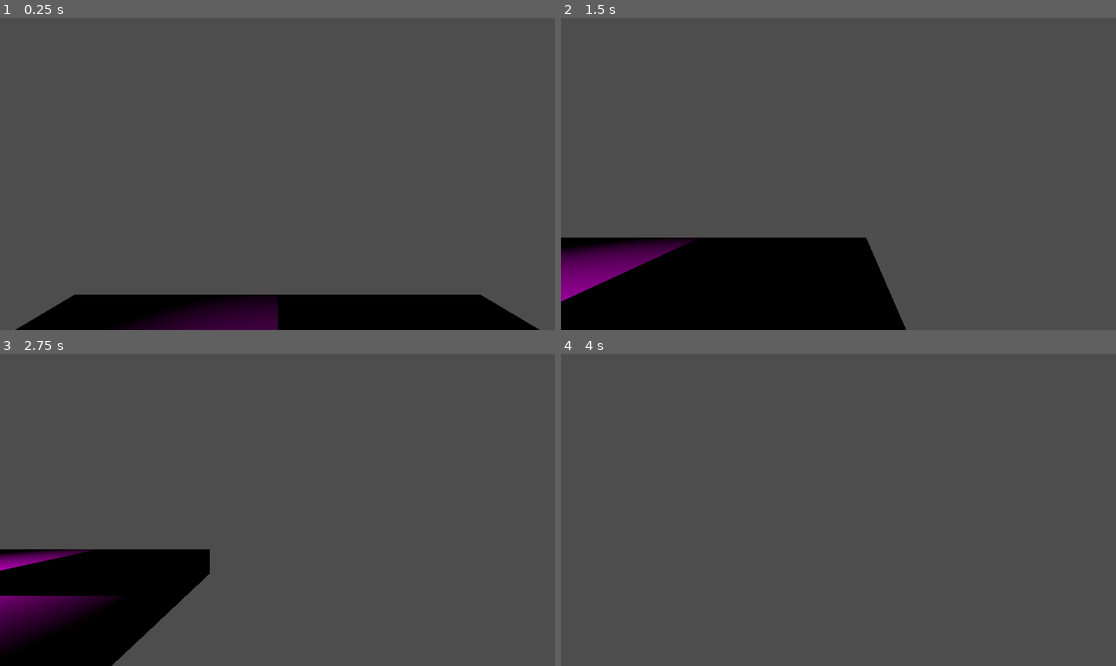
Above: before the commit, frames 1-4 (two rows, left to right).
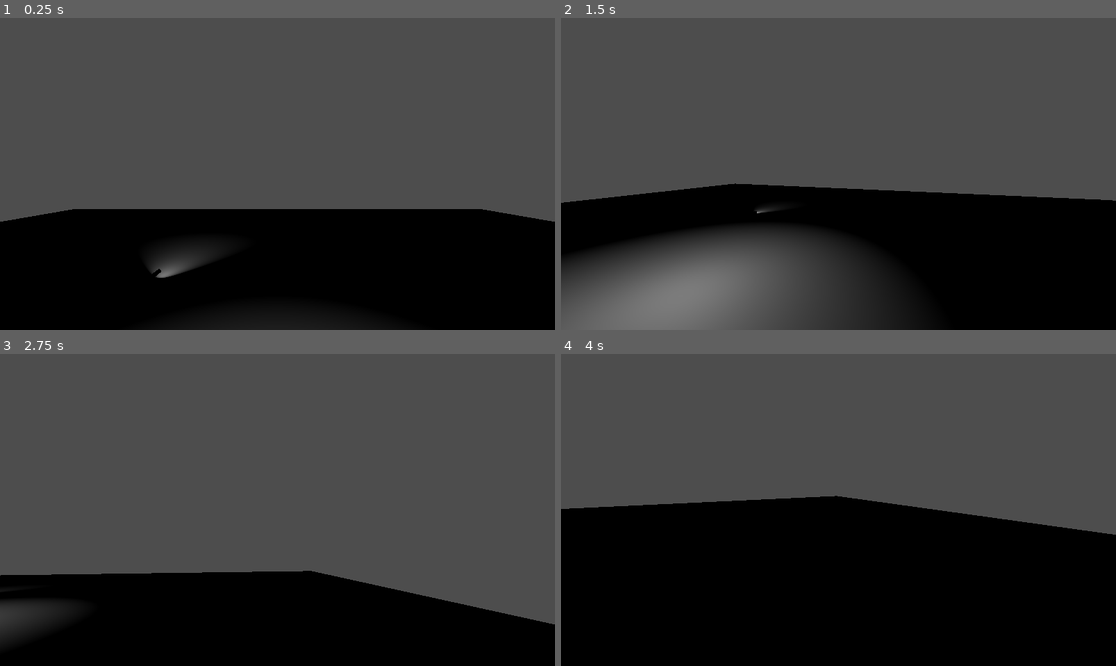
Above: after the commit, the same moments.

Repository: Julio-Gatti/Testing
Game: Godot game, scene res://base/maps/test_box.tscn
Same seed, same stepped clock (60 frames per second), same inputs: the game is played once before the commit and once after it. Before the commit the project has no main scene; this scene is started directly in both runs.
Inputs (mouse positions are in pixels of both pictures, inside the frame that each line leads up to):
- Up to frame 1 (0.25 s): no input
- Up to frame 2 (1.5 s): tap Enter (ui_accept) at 0.5, 0.6 s; move the mouse to (960, 158) at 0.52 s; hold D (moveright) 0.53-1.28 s; hold E (use) 0.53-1.28 s; tap Space (jump, bound only after the commit) at 0.77, 1.07 s; move the mouse to (727, 189) at 1.27 s; hold S (back) from 1.28 s (still down); tap E (use) at 1.35 s
- Up to frame 3 (2.75 s): tap Space (jump, bound only after the commit) at 1.52, 1.55, 1.82, 2.1 s; move the mouse to (333, 441) at 2.02 s; release S (back) at 2.03 s; hold D (moveright) from 2.03 s (still down); tap Enter (ui_accept) at 2.3 s
- Up to frame 4 (4 s): move the mouse to (810, 572) at 2.77 s; release D (moveright) at 2.78 s; hold W (forward) 2.78-3.53 s; tap Enter (ui_accept) at 2.85 s; tap Space (jump, bound only after the commit) at 3.02, 3.32, 3.77, 3.8 s; tap E (use) at 3.05 s; move the mouse to (1005, 556) at 3.52 s; hold A (moveleft) from 3.53 s (still down); hold E (use) from 3.53 s (still down)

The runs differ from the first frame. In frame 1, 30% of the frame differs, in the area x 0-100%, y 61-100%; in frame 2, 43%; in frame 3, 22%; in frame 4, 50%, in the area x 0-100%, y 45-100%.

Commit message:
Stuff

Diff:
--- a/base/def/Player.gd
+++ /dev/null
@@ -1,31 +0,0 @@
-extends CharacterBody3D
-
-
-const SPEED = 5.0
-const JUMP_VELOCITY = 4.5
-
-# Get the gravity from the project settings to be synced with RigidBody nodes.
-var gravity = ProjectSettings.get_setting("physics/3d/default_gravity")
-
-
-func _physics_process(delta):
-	# Add the gravity.
-	if not is_on_floor():
-		velocity.y -= gravity * delta
-
-	# Handle jump.
-	if Input.is_action_just_pressed("ui_accept") and is_on_floor():
-		velocity.y = JUMP_VELOCITY
-
-	# Get the input direction and handle the movement/deceleration.
-	# As good practice, you should replace UI actions with custom gameplay actions.
-	var input_dir = Input.get_vector("moveleft", "moveright", "forward", "back")
-	var direction = (transform.basis * Vector3(input_dir.x, 0, input_dir.y)).normalized()
-	if direction:
-		velocity.x = direction.x * SPEED
-		velocity.z = direction.z * SPEED
-	else:
-		velocity.x = move_toward(velocity.x, 0, SPEED)
-		velocity.z = move_toward(velocity.z, 0, SPEED)
-
-	move_and_slide()
--- a/base/def/player.tscn
+++ b/base/def/player.tscn
@@ -1,6 +1,6 @@
 [gd_scene load_steps=3 format=3 uid="uid://bvja087at6l6e"]
 
-[ext_resource type="Script" path="res://base/def/Player.gd" id="1_a1bu6"]
+[ext_resource type="Script" path="res://base/script/Player.gd" id="1_a1bu6"]
 
 [sub_resource type="CylinderShape3D" id="CylinderShape3D_mi1ru"]
 
@@ -13,3 +13,6 @@
 
 [node name="Camera3D" type="Camera3D" parent="."]
 transform = Transform3D(1, 0, 0, 0, 1, 0, 0, 0, 1, 0, 1.5, 0)
+
+[node name="RayCast3D" type="RayCast3D" parent="Camera3D"]
+target_position = Vector3(0, 0, -2)
--- /dev/null
+++ b/base/def/weapon_flashlight.tscn
@@ -0,0 +1,23 @@
+[gd_scene load_steps=3 format=3 uid="uid://dw2uton3abl1f"]
+
+[sub_resource type="CylinderShape3D" id="CylinderShape3D_apx5l"]
+height = 0.3
+radius = 0.05
+
+[sub_resource type="CylinderMesh" id="CylinderMesh_3c0by"]
+top_radius = 0.05
+bottom_radius = 0.05
+height = 0.3
+
+[node name="WeaponFlashlight" type="RigidBody3D"]
+
+[node name="CollisionShape3D" type="CollisionShape3D" parent="."]
+transform = Transform3D(1, 0, 0, 0, -4.37114e-08, -1, 0, 1, -4.37114e-08, 0, 0, 0)
+shape = SubResource("CylinderShape3D_apx5l")
+
+[node name="MeshInstance3D" type="MeshInstance3D" parent="CollisionShape3D"]
+mesh = SubResource("CylinderMesh_3c0by")
+skeleton = NodePath("../..")
+
+[node name="SpotLight3D" type="SpotLight3D" parent="."]
+shadow_enabled = true
--- a/base/maps/test_box.tscn
+++ b/base/maps/test_box.tscn
@@ -1,12 +1,7 @@
-[gd_scene load_steps=4 format=3 uid="uid://bm2sqrofhbxll"]
+[gd_scene load_steps=3 format=3 uid="uid://bm2sqrofhbxll"]
 
-[ext_resource type="Texture2D" uid="uid://4088itr8hb" path="res://base/textures/missing.png" id="1_0bf1m"]
 [ext_resource type="PackedScene" uid="uid://bvja087at6l6e" path="res://base/def/player.tscn" id="2_1wi2x"]
-
-[sub_resource type="StandardMaterial3D" id="StandardMaterial3D_3jmm5"]
-specular_mode = 2
-albedo_texture = ExtResource("1_0bf1m")
-texture_filter = 2
+[ext_resource type="PackedScene" uid="uid://dw2uton3abl1f" path="res://base/def/weapon_flashlight.tscn" id="3_toj68"]
 
 [node name="TestBox" type="Node3D"]
 
@@ -14,8 +9,10 @@
 
 [node name="CSGBox3D" type="CSGBox3D" parent="."]
 transform = Transform3D(1, 0, 0, 0, 1, 0, 0, 0, 1, 0, -2, 0)
-material_override = SubResource("StandardMaterial3D_3jmm5")
 use_collision = true
-size = Vector3(9, 1, 9)
+size = Vector3(31, 1, 31)
 
 [node name="OmniLight3D" type="OmniLight3D" parent="."]
+
+[node name="WeaponFlashlight" parent="." instance=ExtResource("3_toj68")]
+transform = Transform3D(1, 0, 0, 0, 1, 0, 0, 0, 1, -3, -1, -5)
--- /dev/null
+++ b/base/script/Player.gd
@@ -0,0 +1,59 @@
+extends CharacterBody3D
+
+
+@export var speed = 5.0
+@export var jump_velocity = 4.5
+
+# Get the gravity from the project settings to be synced with RigidBody nodes.
+var gravity = ProjectSettings.get_setting("physics/3d/default_gravity")
+
+@onready var camera: Camera3D = $Camera3D
+@onready var ray: RayCast3D = $Camera3D/RayCast3D
+
+# Mouse pitch coefficient.
+@export var m_pitch : float = 0.022
+# Mouse yaw coefficient.
+@export var m_yaw : float = 0.022
+# Mouse sensitivity.
+@export var sensitivity : float = 4.0
+
+func _enter_tree():
+	print('_enter_tree')
+	Input.mouse_mode = Input.MOUSE_MODE_CAPTURED
+
+func use():
+	var interactable = ray.get_collider()
+	print('use ', interactable)
+	if interactable and interactable.has_method("interact"):
+		# Smalltalk style messaging?
+		interactable.interact(self)
+
+func _input(event):
+	# Handle mlook
+	if event is InputEventMouseMotion:
+		rotate_y(deg_to_rad(-event.relative.x * m_yaw * sensitivity))
+		camera.rotation.x = clamp(camera.rotation.x - deg_to_rad(event.relative.y * m_pitch * sensitivity), deg_to_rad(-89.9), deg_to_rad(89.9))
+	elif event.is_action_pressed('use'):
+		use()
+
+func _physics_process(delta):
+	# Add the gravity.
+	if not is_on_floor():
+		velocity.y -= gravity * delta
+
+	# Handle jump.
+	if Input.is_action_just_pressed("jump") and is_on_floor():
+		velocity.y = jump_velocity
+
+	# Get the input direction and handle the movement/deceleration.
+	# As good practice, you should replace UI actions with custom gameplay actions.
+	var input_dir = Input.get_vector("moveleft", "moveright", "forward", "back")
+	var wishdir = (transform.basis * Vector3(input_dir.x, 0, input_dir.y)).normalized()
+	if wishdir:
+		velocity.x = wishdir.x * speed
+		velocity.z = wishdir.z * speed
+	else:
+		velocity.x = move_toward(velocity.x, 0, speed)
+		velocity.z = move_toward(velocity.z, 0, speed)
+
+	move_and_slide()
--- a/project.godot
+++ b/project.godot
@@ -11,6 +11,7 @@
 [application]
 
 config/name="Testing"
+run/main_scene="res://base/maps/test_box.tscn"
 config/features=PackedStringArray("4.2", "GL Compatibility")
 config/icon="res://icon.svg"
 
@@ -29,6 +30,11 @@
 forward={
 "deadzone": 0.5,
 "events": [Object(InputEventKey,"resource_local_to_scene":false,"resource_name":"","device":-1,"window_id":0,"alt_pressed":false,"shift_pressed":false,"ctrl_pressed":false,"meta_pressed":false,"pressed":false,"keycode":0,"physical_keycode":87,"key_label":0,"unicode":119,"echo":false,"script":null)
+]
+}
+jump={
+"deadzone": 0.5,
+"events": [Object(InputEventKey,"resource_local_to_scene":false,"resource_name":"","device":-1,"window_id":0,"alt_pressed":false,"shift_pressed":false,"ctrl_pressed":false,"meta_pressed":false,"pressed":false,"keycode":0,"physical_keycode":32,"key_label":0,"unicode":32,"echo":false,"script":null)
 ]
 }
 moveleft={
